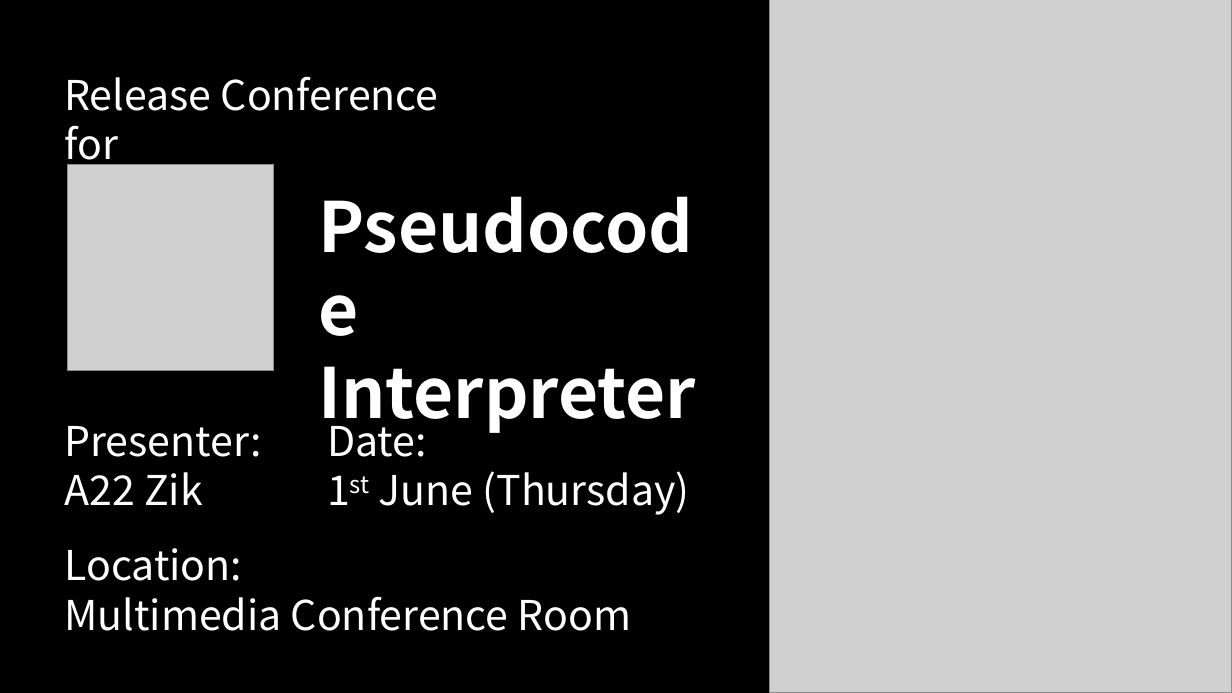
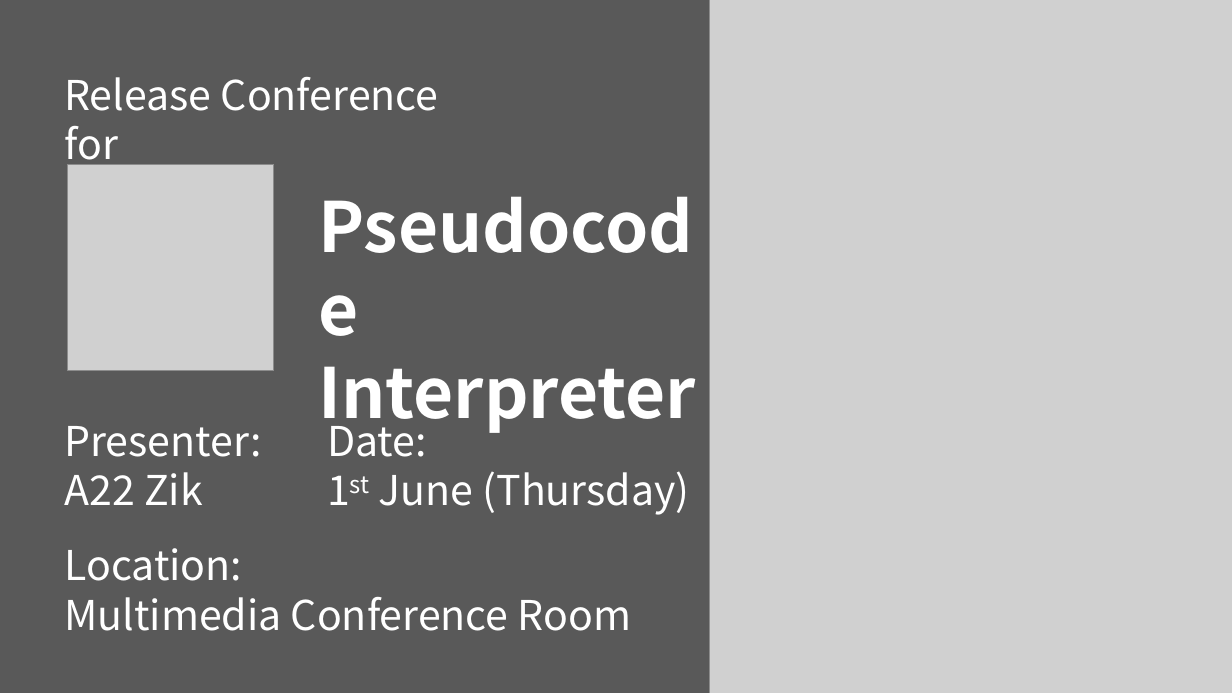
Before and after one commit to ZikZhao/Pseudocode-Interpreter-1.0, a slide deck: slide 3 of 开发相关文档.pptx. Drawn at 1232x693 pixels with LibreOffice and Linux fonts; fonts in the diff are those of the drawing; grey boxes stand for pictures. Boxes give left, top, right and bottom in pixels: in the first picture for what was removed or moved away, otherwise in the second. Text is boxed around its words. In the diff, an @@ line names an element or a change of style, - is before the commit and + after.

```diff
--- a/开发相关文档.pptx
+++ b/开发相关文档.pptx
@@ background #000000 to #595959 @@
@@ picture: place and size @@
-picture at bbox=[770, 0, 1232, 693]
+picture at bbox=[710, 0, 1232, 693]
```
Also in this commit, not shown: 1 slide added, 20 other files.
